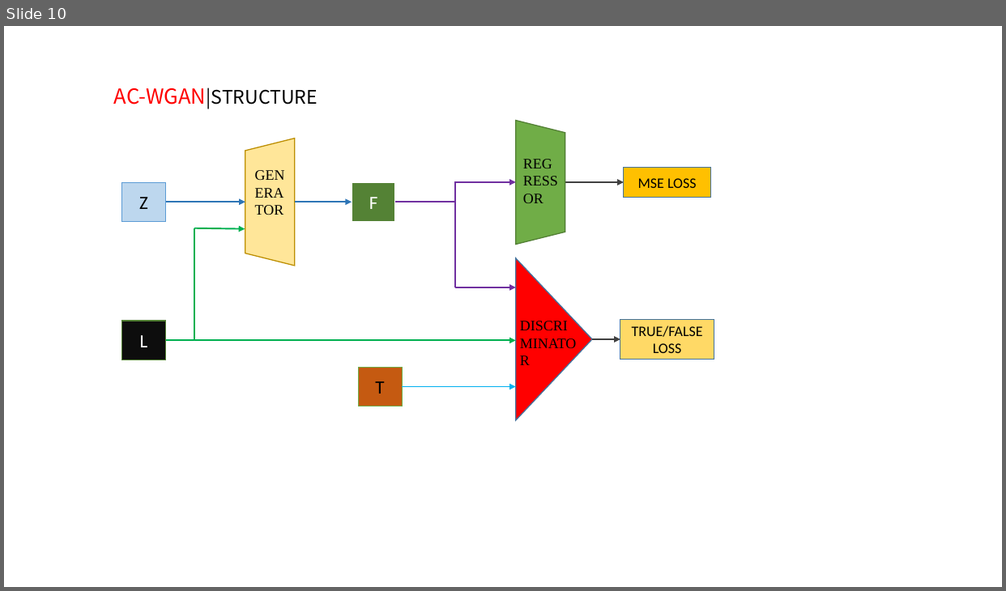
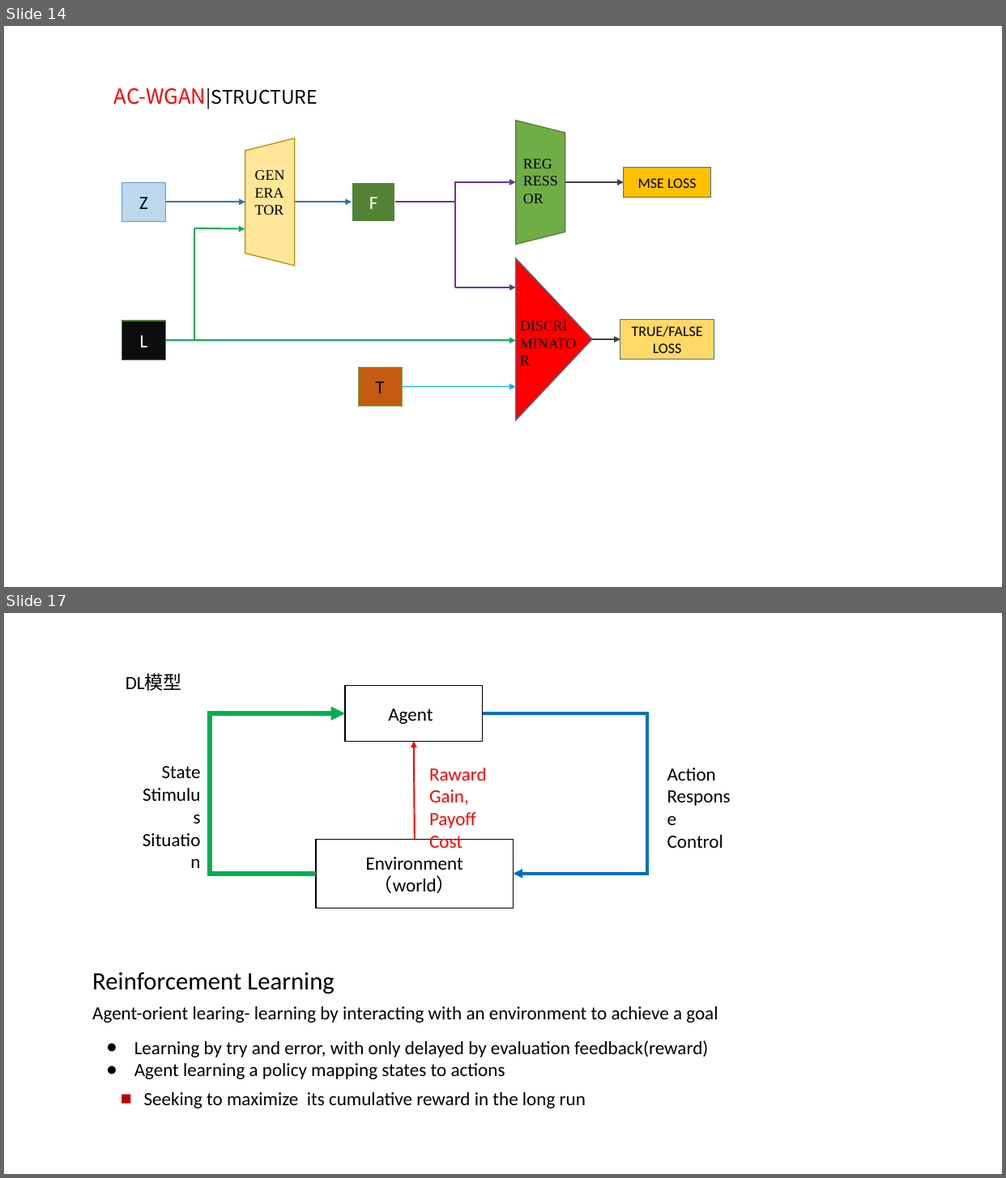
Before and after one commit to DreamPurchaseZnz/Picture, a slide deck: GANs_model.pptx. Shown one above the other, each under a label of ours: slide 10 before the commit, slides 14 and 17 after it; the slides between them are not shown. The pictures are 1006x591 and 1006x1178 pixels, drawn with LibreOffice and Linux fonts; fonts in the diff are those of the drawing. Boxes give left, top, right and bottom in pixels: in the first picture for what was removed or moved away, otherwise in the second. Text is boxed around its words. In the diff, an @@ line names an element or a change of style, - is before the commit and + after.

```diff
--- a/GANs_model.pptx
+++ b/GANs_model.pptx
@@ slide 17 added at box(4, 613, 1002, 1174), background #FFFFFF @@
@@ text added at box(126, 674, 182, 691), 18 pt, text #000000 @@
+DL模型
@@ group added at box(162, 686, 723, 908): 3 texts, 2 rectangles, 2 elbow arrows, 1 arrow @@
+Agentt
+Environment
+（world）
+Raward
+Gain, Payoff
+Cost
+Action
+Response
+Control
+State
+Stimulus
+Situation
@@ text added at box(92, 973, 334, 995), 24 pt, text #000000 @@
+Reinforcement Learning
@@ text added at box(92, 1007, 718, 1023), 18 pt, text #000000 @@
+Agent-orient learing- learning by interacting with an environment to achieve a goal
@@ text added at box(134, 1041, 708, 1080), 18 pt, text #000000 @@
+● Learning by try and error, with only delayed by evaluation feedback(reward)
+● Agent learning a policy mapping states to actions
@@ text added at box(144, 1093, 586, 1109), 18 pt, text #000000 @@
+■ Seeking to maximize its cumulative reward in the long run
@@ what was slide 10 is now slide 14 @@
```
Also in this commit, not shown: 4 slides changed, 12 other slides added, 2 slides removed.
